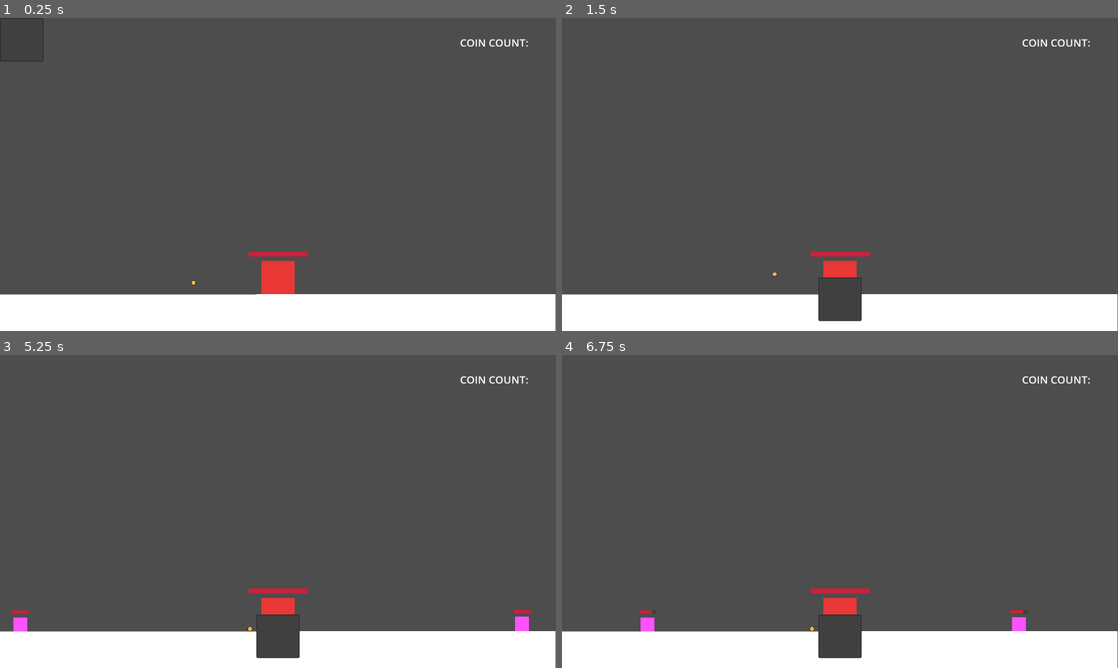
Above: before the commit, frames 1-4 (two rows, left to right).
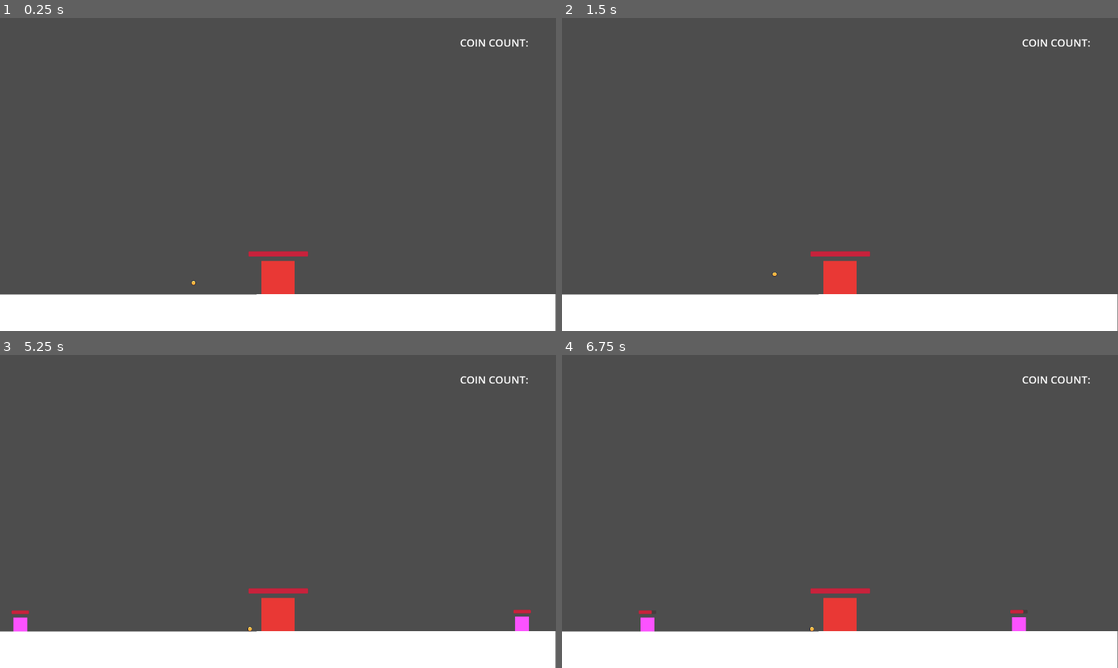
Above: after the commit, the same moments.

Repository: Caneris/Foxhold
Game: Godot game, scene res://scenes/main.tscn
Same seed, same stepped clock (60 frames per second), same inputs: the game is played once before the commit and once after it.
Inputs (mouse positions are in pixels of both pictures, inside the frame that each line leads up to):
- Up to frame 1 (0.25 s): no input
- Up to frame 2 (1.5 s): tap Enter at 0.5 s; drag from (840, 277) to (895, 105) at 0.52 s; tap Space at 1.25 s; drag from (756, 293) to (812, 237) at 1.27 s
- Up to frame 3 (5.25 s): tap Enter at 2, 3.5 s; move the mouse to (333, 442) at 2.02 s; click (333, 442) at 2.17 s; tap Space at 2.75, 4.25 s; drag from (250, 574) to (111, 464) at 2.77 s; move the mouse to (444, 558) at 3.52 s; click (444, 558) at 3.67 s; drag from (111, 464) to (278, 614) at 4.27 s; move the mouse to (305, 511) at 5.02 s; click (305, 511) at 5.17 s
- Up to frame 4 (6.75 s): drag from (1062, 624) to (840, 614) at 5.77 s; drag from (639, 624) to (1029, 624) at 6.52 s

The runs differ from the first frame. In frame 1, less than 0.1% of the frame differs, in the area x 0-8%, y 0-14%; in frame 2, 1.0%, in the area x 46-54%, y 82-97%; in frame 3, 1.0%; in frame 4, 1.0%.

Commit message:
worked on mouse exiting pop up menu

Diff:
--- a/scenes/enemy_spawner.tscn
+++ b/scenes/enemy_spawner.tscn
@@ -7,3 +7,4 @@
 script = ExtResource("1_ks1gq")
 enemy_scene = ExtResource("2_devoi")
 spawn_points_path = Array[NodePath]([NodePath(""), NodePath("")])
+spawn_timer_one_shot = true
--- a/scenes/ui.tscn
+++ b/scenes/ui.tscn
@@ -20,6 +20,5 @@
 
 [node name="HeartMenu" type="PopupMenu" parent="."]
 title = "HeartMenu"
-visible = true
 item_count = 1
 item_0/id = 0
--- a/scripts/heart.gd
+++ b/scripts/heart.gd
@@ -7,13 +7,17 @@
 @onready var menu : PopupMenu
 @onready var sprite_2d: Sprite2D = $Sprite2D
 
+#var mouse_over_heart : bool = false
 
 func _ready() -> void:
+	health_bar.mouse_filter = Control.MOUSE_FILTER_IGNORE
 	menu = get_tree().current_scene.get_node("UI_Layer/UI/HeartMenu")
 	initiate_health(max_health)
 	body_entered.connect(_on_body_entered)
 	mouse_entered.connect(_on_mouse_entered)
-	mouse_exited.connect(_on_menu_mouse_exited)
+	mouse_exited.connect(_on_heart_mouse_exited)
+
+	menu.mouse_exited.connect(_on_menu_mouse_exited)
 
 func take_damage(damage: float) -> void:
 	print("heart takes " + str(damage) + " damage!")
@@ -35,5 +39,29 @@
 	menu.position = target_point
 	menu.show()
 
+func _on_heart_mouse_exited() -> void:
+	print("mouse exited heart")
+	call_deferred("_try_hide_menu")
+
 func _on_menu_mouse_exited() -> void:
-	print("mouse exited heart")
+	print("mouse exited menu")
+	call_deferred("_try_hide_menu")
+
+func _try_hide_menu() -> void:
+	var mpos = get_viewport().get_mouse_position()
+	var menu_rect : Rect2 = Rect2(menu.position, menu.size)
+
+	# build heart rect
+	var tex_size : Vector2 = sprite_2d.texture.get_size() * sprite_2d.global_scale
+	var heart_tl : Vector2 = global_position - tex_size * 0.5
+	var heart_rect : Rect2 = Rect2(heart_tl, tex_size)
+
+	var over_menu : bool = menu_rect.has_point(mpos)
+	var over_heart : bool = heart_rect.has_point(mpos)
+
+	if not over_heart and not over_menu:
+		menu.hide()
+		print("neither over heart nor menu")
+
+func _populate_heart_menu() -> void:
+	pass
Not shown: 1 places in scenes/coin.tscn that only renumber resources
